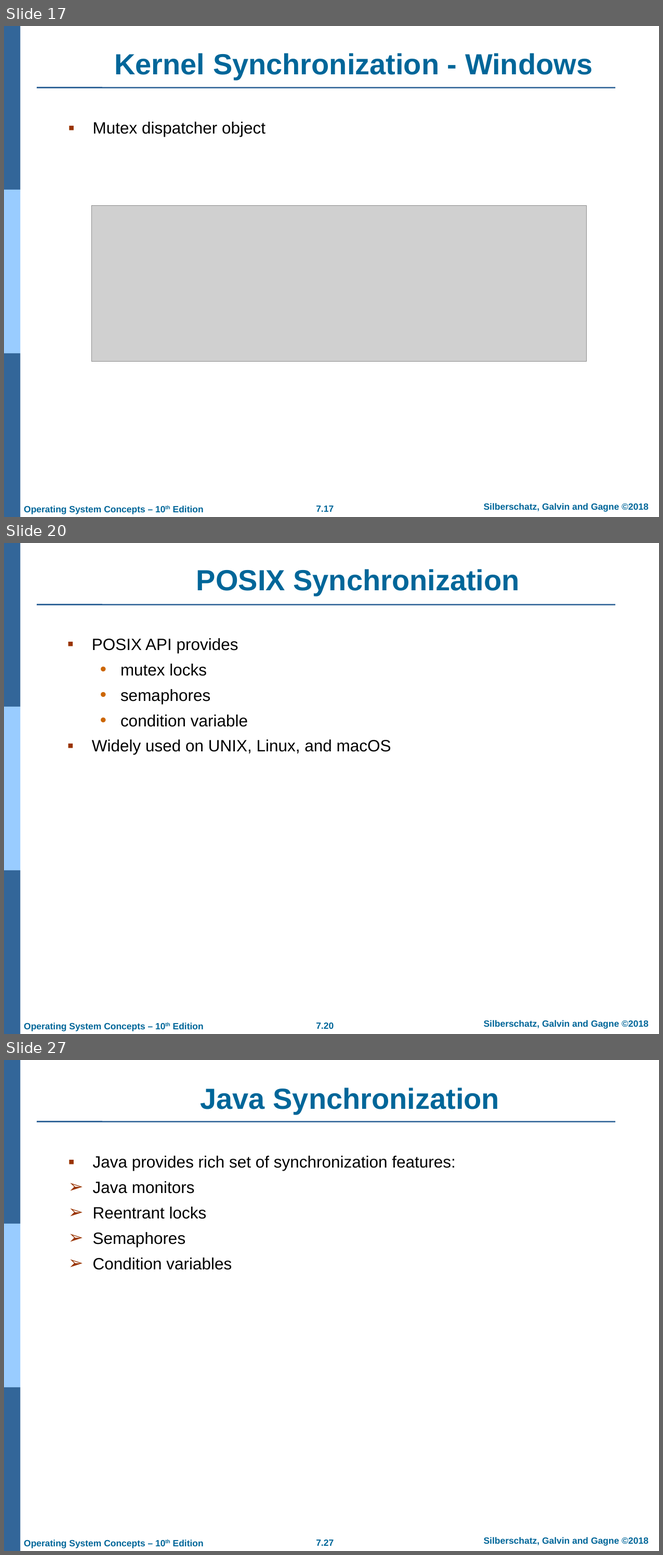
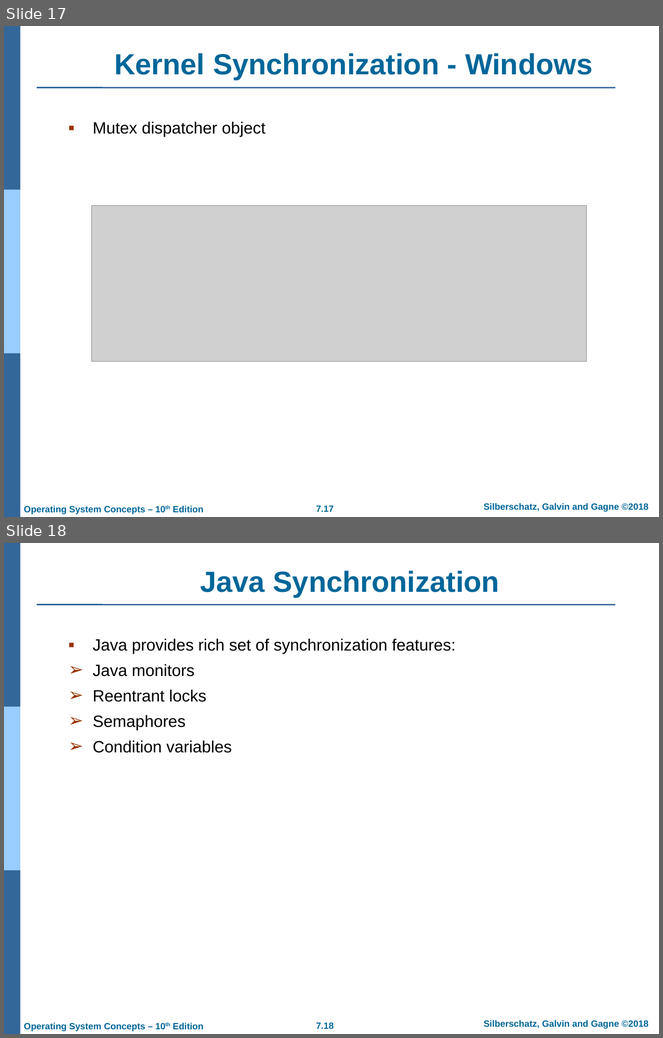
Before and after one commit to atu-se/atu.innomadic.com, a slide deck: courses/os/lectures/ch7.pptx. Shown one above the other, each under a label of ours: slides 17, 20 and 27 before the commit, slides 17 and 18 after it; the slides between them are not shown. The pictures are 663x1555 and 663x1038 pixels, drawn with LibreOffice and Linux fonts; fonts in the diff are those of the drawing; grey boxes stand for pictures; background and template pictures are left out. Boxes give left, top, right and bottom in pixels: in the first picture for what was removed or moved away, otherwise in the second. Text is boxed around its words. In the diff, an @@ line names an element or a change of style, - is before the commit and + after.

```diff
--- a/courses/os/lectures/ch7.pptx
+++ b/courses/os/lectures/ch7.pptx
@@ slide 20 removed at bbox=[4, 543, 659, 1034], background #FFFFFF; not listed: 7 template elements that a slide beside it also shows @@
@@ title removed at bbox=[196, 569, 519, 596] @@
-POSIX Synchronization
@@ text removed at bbox=[92, 638, 391, 755] @@
-▪ POSIX API provides
-  • mutex locks
-  • semaphores
-  • condition variable
-▪ Widely used on UNIX, Linux, and macOS
@@ what was slide 27 is now slide 18 @@
@@ page number at bbox=[316, 1022, 334, 1029]: text changed @@
-7.27
+7.18
```
Also in this commit, not shown: 1 slide changed, 8 other slides removed.
